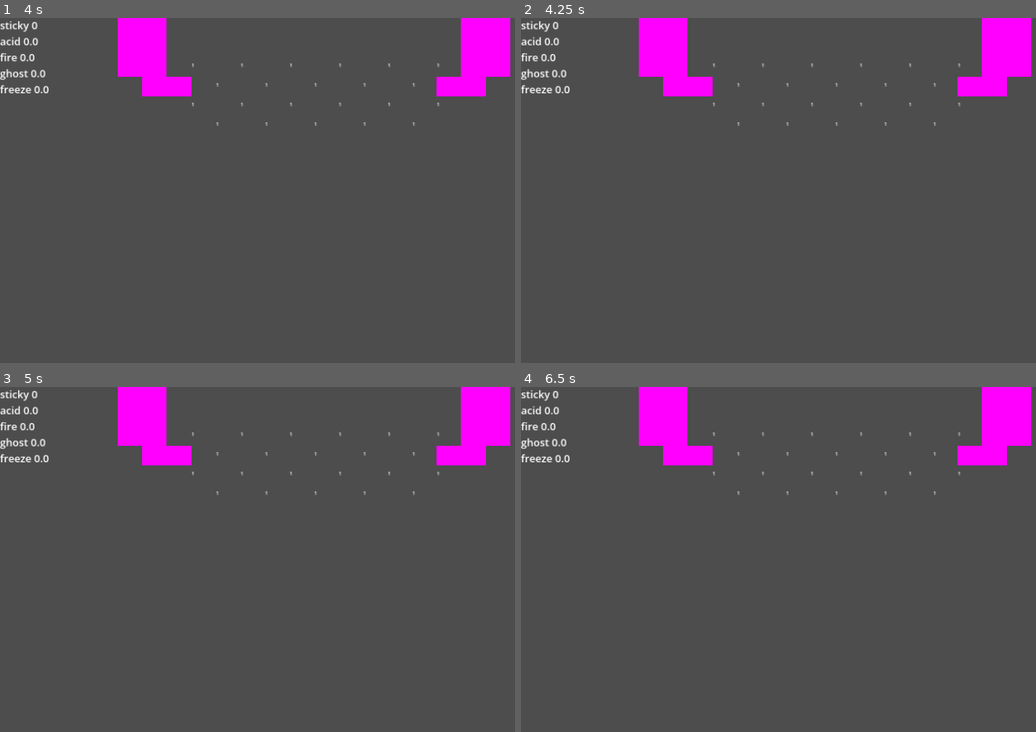
Above: before the commit, frames 1-4 (two rows, left to right).
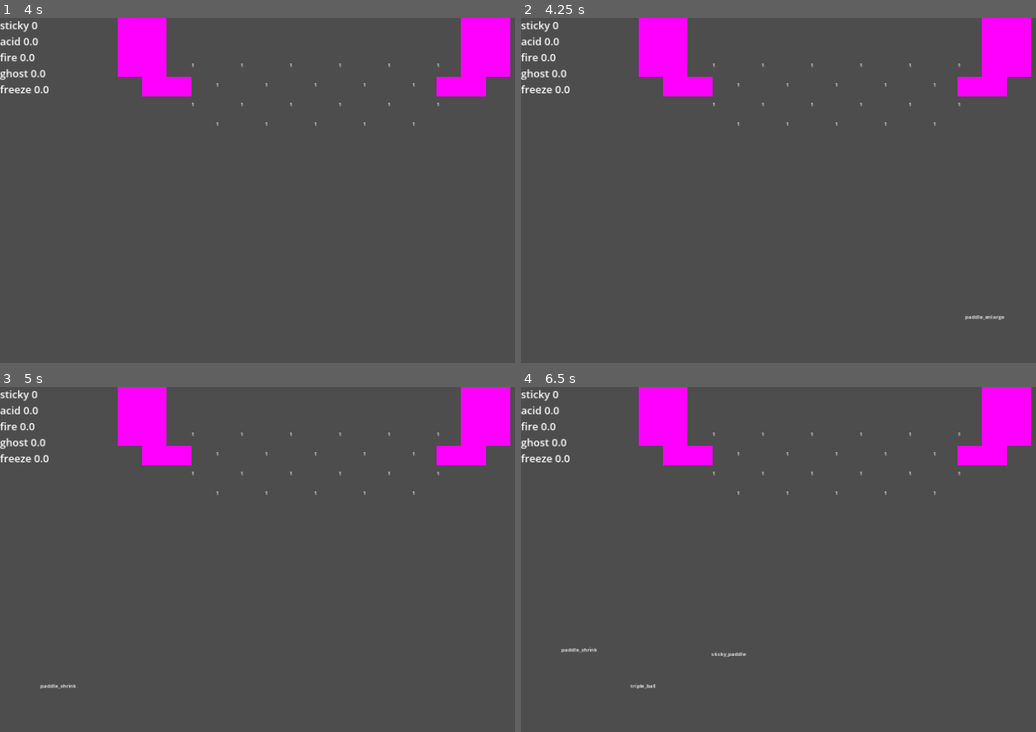
Above: after the commit, the same moments.

Repository: O-39889/brickout
Game: Godot game, scene res://scenes/level.tscn
Same seed, same stepped clock (60 frames per second), same inputs: the game is played once before the commit and once after it.
Inputs (mouse positions are in pixels of both pictures, inside the frame that each line leads up to):
- Up to frame 1 (4 s): tap Enter at 0.5 s; move the mouse to (350, 193) at 0.52 s; click (350, 193) at 0.67 s; tap R (debug_restart) every 0.75 s from 1.25 to 3.5 s; move the mouse to (283, 197) at 1.27 s; click (283, 197) at 1.42 s; move the mouse to (329, 187) at 2.02 s; click (329, 187) at 2.17 s; move the mouse to (303, 200) at 2.77 s; click (303, 200) at 2.92 s; move the mouse to (360, 197) at 3.52 s; click (360, 197) at 3.67 s
- Up to frame 2 (4.25 s): tap F1 (debug_1, bound only after the commit) at 4.15 s
- Up to frame 3 (5 s): tap R (debug_restart) at 4.25 s; move the mouse to (267, 559) at 4.27 s; click (267, 559) at 4.42 s; tap F2 (debug_2, bound only after the commit) at 4.9 s
- Up to frame 4 (6.5 s): move the mouse to (840, 562) at 5.02 s; click (840, 562) at 5.17 s; tap F3 (debug_3, bound only after the commit) at 5.65 s; move the mouse to (809, 556) at 5.77 s; click (809, 556) at 5.92 s; tap F4 (debug_4, bound only after the commit) at 6.4 s

Frame 1 is identical in both runs. In frame 2, less than 0.1% of the frame differs, in the area x 86-94%, y 86-88%; in frame 3, less than 0.1%; in frame 4, 0.2%, in the area x 7-44%, y 75-88%.

Commit message:
Recalculate stuck ball positions when the paddle size is changed

Diff:
--- a/project.godot
+++ b/project.godot
@@ -47,6 +47,31 @@
 "events": [Object(InputEventKey,"resource_local_to_scene":false,"resource_name":"","device":0,"window_id":0,"alt_pressed":false,"shift_pressed":false,"ctrl_pressed":false,"meta_pressed":false,"pressed":false,"keycode":0,"physical_keycode":32,"key_label":0,"unicode":0,"echo":false,"script":null)
 ]
 }
+debug_1={
+"deadzone": 0.5,
+"events": [Object(InputEventKey,"resource_local_to_scene":false,"resource_name":"","device":0,"window_id":0,"alt_pressed":false,"shift_pressed":false,"ctrl_pressed":false,"meta_pressed":false,"pressed":false,"keycode":0,"physical_keycode":4194332,"key_label":0,"unicode":0,"echo":false,"script":null)
+]
+}
+debug_2={
+"deadzone": 0.5,
+"events": [Object(InputEventKey,"resource_local_to_scene":false,"resource_name":"","device":0,"window_id":0,"alt_pressed":false,"shift_pressed":false,"ctrl_pressed":false,"meta_pressed":false,"pressed":false,"keycode":0,"physical_keycode":4194333,"key_label":0,"unicode":0,"echo":false,"script":null)
+]
+}
+debug_3={
+"deadzone": 0.5,
+"events": [Object(InputEventKey,"resource_local_to_scene":false,"resource_name":"","device":0,"window_id":0,"alt_pressed":false,"shift_pressed":false,"ctrl_pressed":false,"meta_pressed":false,"pressed":false,"keycode":0,"physical_keycode":4194334,"key_label":0,"unicode":0,"echo":false,"script":null)
+]
+}
+debug_4={
+"deadzone": 0.5,
+"events": [Object(InputEventKey,"resource_local_to_scene":false,"resource_name":"","device":0,"window_id":0,"alt_pressed":false,"shift_pressed":false,"ctrl_pressed":false,"meta_pressed":false,"pressed":false,"keycode":0,"physical_keycode":4194335,"key_label":0,"unicode":0,"echo":false,"script":null)
+]
+}
+debug_5={
+"deadzone": 0.5,
+"events": [Object(InputEventKey,"resource_local_to_scene":false,"resource_name":"","device":0,"window_id":0,"alt_pressed":false,"shift_pressed":false,"ctrl_pressed":false,"meta_pressed":false,"pressed":false,"keycode":0,"physical_keycode":4194336,"key_label":0,"unicode":0,"echo":false,"script":null)
+]
+}
 
 [layer_names]
 
--- a/scripts/Level.gd
+++ b/scripts/Level.gd
@@ -219,7 +219,20 @@
 		get_tree().reload_current_scene();
 	if event.is_action_pressed("debug_do"):
 		pass
-
+	var add_powerup : Callable = func(id: String, type: String):
+		var p : PowerupNode = powerup_packed.instantiate();
+		p.position = paddle.position - Vector2(0, 1) * 100 + Vector2(1, 0) * paddle.width / 2;
+		p.pool = [Powerup.new(id, type)];
+		p.collected.connect(_on_powerup_collected);
+		add_child(p);
+	if event.is_action_pressed('debug_1'):
+		add_powerup.call('paddle_enlarge', 'good');
+	if event.is_action_pressed('debug_2'):
+		add_powerup.call('paddle_shrink', 'bad');
+	if event.is_action_pressed('debug_3'):
+		add_powerup.call('sticky_paddle', 'good');
+	if event.is_action_pressed('debug_4'):
+		add_powerup.call('triple_ball', 'good');
 
 func _on_sticky_timer_timeout():
 	paddle.sticky = false;
--- a/scripts/Paddle.gd
+++ b/scripts/Paddle.gd
@@ -90,8 +90,11 @@
 		delta = 1;
 	else:
 		delta = -1;
+	var old_width := width;
 	width_idx = clampi(width_idx + delta, PaddleSize.PADDLE_SIZE_TINY, PaddleSize.PADDLE_SIZE_MAX - 1);
 	set_width(width_idx);
+	for b in balls:
+		b.position.x = remap(b.position.x, 0, old_width, 0, width);
 
 
 func _input(event: InputEvent):
